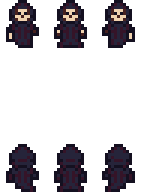
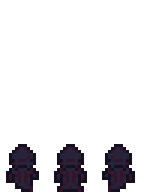
Layered file, before and after one edit (144px x 192px). Changes by layer:
painted on "Up" over [left=33, top=186, right=108, bottom=192]
hid "Down" over [left=6, top=0, right=135, bottom=48]
